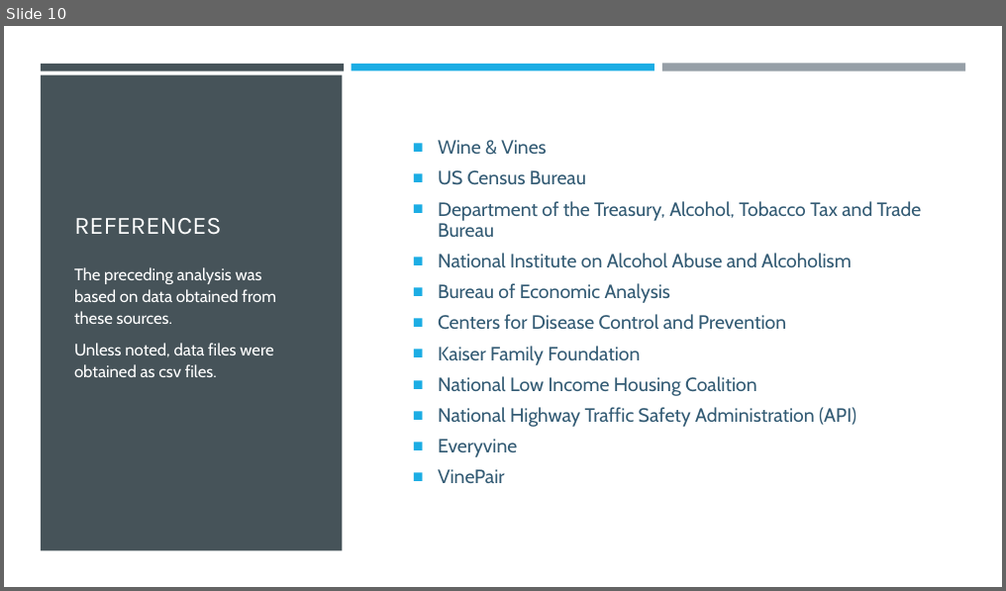
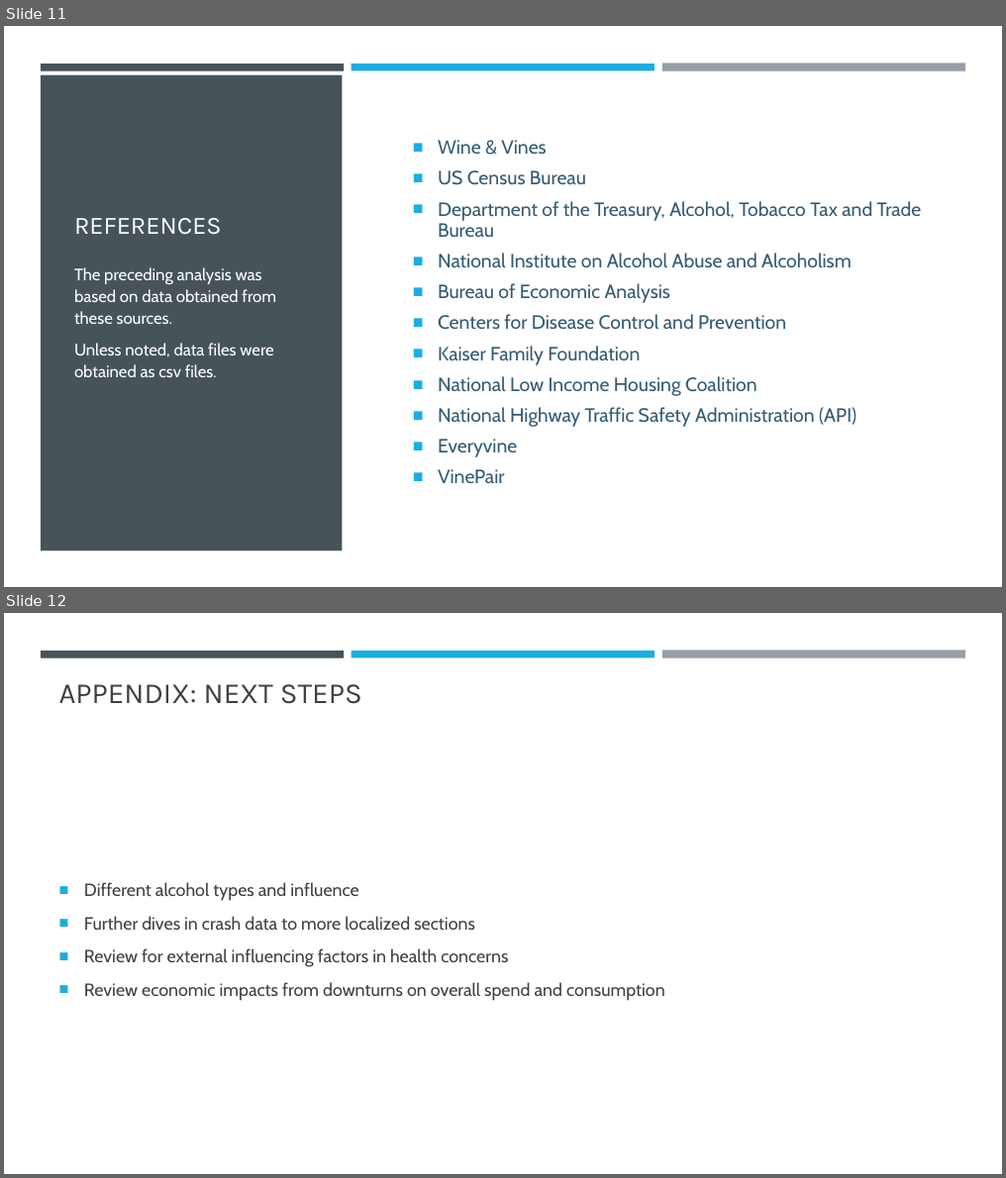
Before and after one commit to epayne323/ProjectOneRepo, a slide deck: Presentation/ProjectOne Presentation.pptx. Shown one above the other, each under a label of ours: slide 10 before the commit, slides 11 and 12 after it. The pictures are 1006x591 and 1006x1178 pixels, drawn with LibreOffice and Linux fonts; fonts in the diff are those of the drawing. Boxes give left, top, right and bottom in pixels: in the first picture for what was removed or moved away, otherwise in the second. Text is boxed around its words. In the diff, an @@ line names an element or a change of style, - is before the commit and + after.

```diff
--- a/Presentation/ProjectOne Presentation.pptx
+++ b/Presentation/ProjectOne Presentation.pptx
@@ slide 12 added at [4,613,1002,1174], background #FFFFFF; not listed: 3 template elements that a slide beside it also shows @@
@@ title added at [59,684,362,704], 28 pt, text #404040 @@
+APPENDIX: NEXT STEPS
@@ text added at [84,882,665,1001], 17 pt, text #404040 @@
+■ Different alcohol types and influence
+■ Further dives in crash data to more localized sections
+■ Review for external influencing factors in health concerns
+■ Review economic impacts from downturns on overall spend and consumption
@@ what was slide 10 is now slide 11 @@
```
Also in this commit, not shown: 1 slide changed, 4 other slides added, 4 slides removed, 8 other files.
